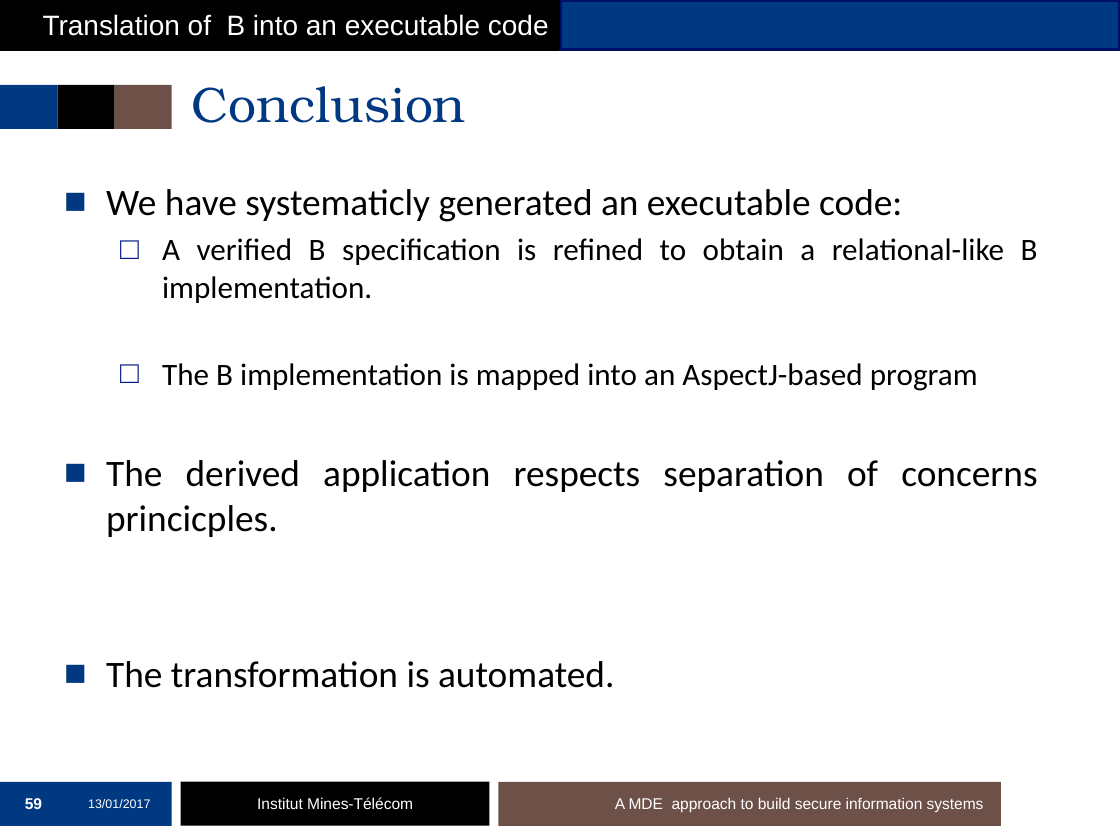
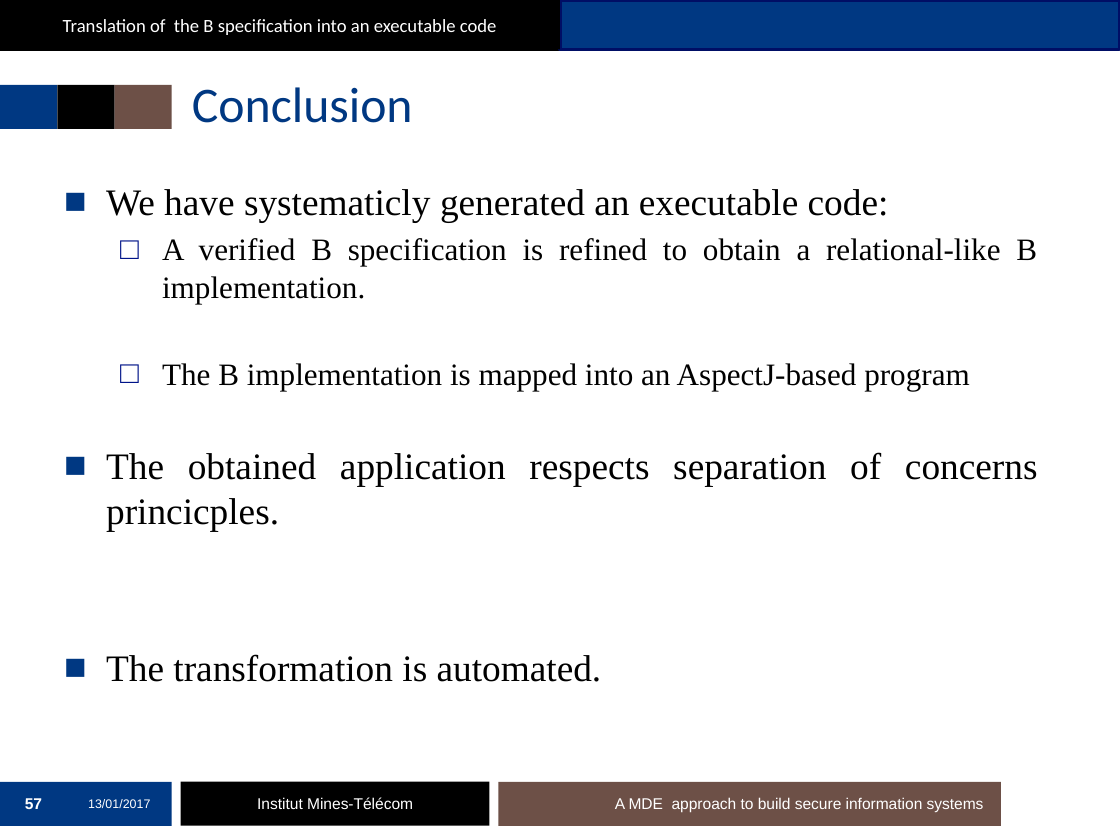
Before and after one commit to mai-ng/phdDefense, a slide deck: slide 57 of slides/presentation-defense.pptx (slide 59 before the commit). Drawn at 1120x840 pixels with LibreOffice and Linux fonts; fonts in the diff are those of the drawing; background and template pictures are left out. Boxes give left, top, right and bottom in pixels: in the first picture for what was removed or moved away, otherwise in the second. Text is boxed around its words. In the diff, an @@ line names an element or a change of style, - is before the commit and + after.

```diff
--- a/slides/presentation-defense.pptx
+++ b/slides/presentation-defense.pptx
@@ text in rectangle at (63, 19, 497, 35): text changed; size 18 to 12 pt; font Arial to Calibri @@
-Translation of B into an executable code
+Translation of the B specification into an executable code
@@ title "Conclusion" at (192, 87, 413, 123): font TeX Gyre Bonum to Calibri @@
@@ text at (106, 189, 1037, 682): font Calibri to Times New Roman in "We have systematicly generated an executable code:", "A verified B specification is refined to ...", "The B implementation is mapped into an ...", "The transformation is automated." @@
@@ text at (106, 452, 1038, 531): text changed; font Calibri to Times New Roman @@
-■ The derived application respects separation of concerns princicples.
+■ The obtained application respects separation of concerns princicples.
@@ page number at (25, 798, 42, 809): text changed @@
-59
+57
```
Also in this commit, not shown: 63 other slides changed, 1 slide removed.
